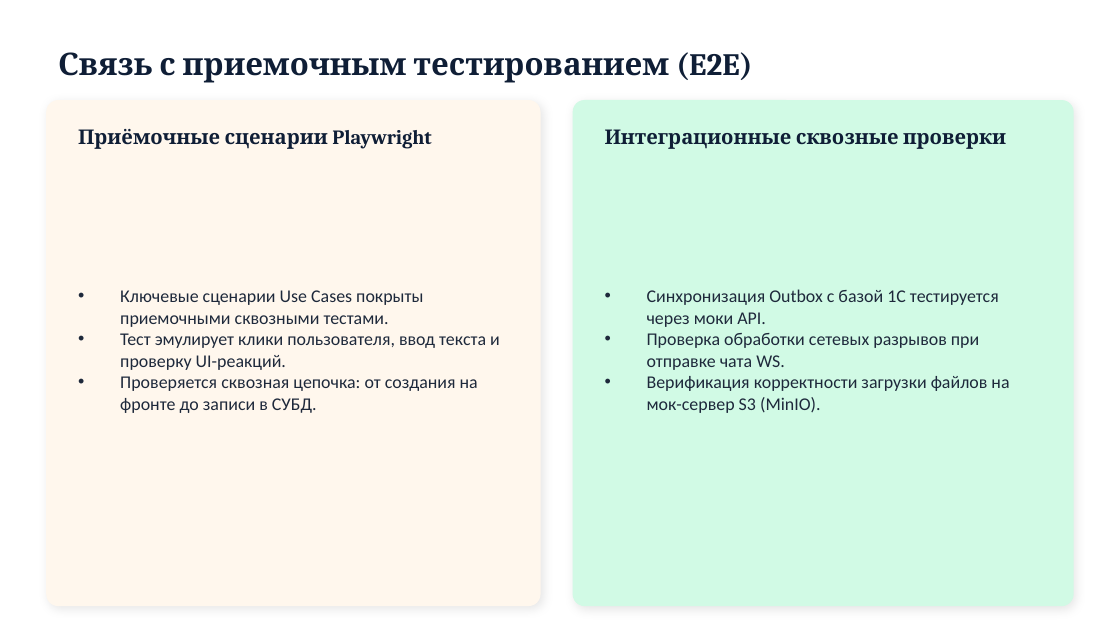
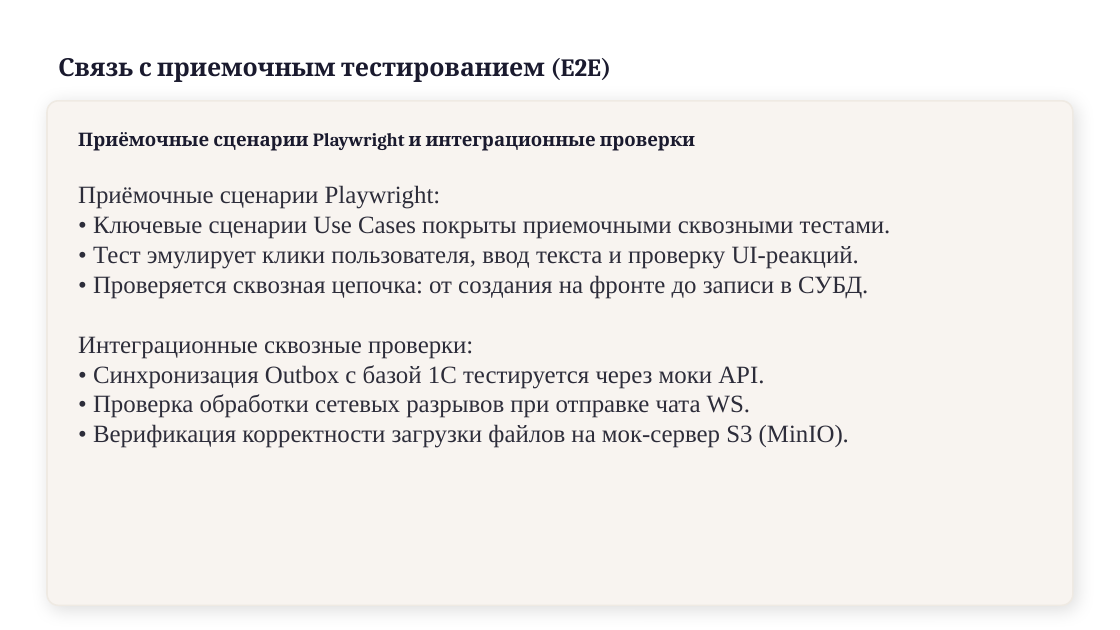
Before and after one commit to x2latte/tppo-presentation-hub--3-, a slide deck: slide 13 of presentations/output/P1_Диаграмма_прецедентов.pptx (slide 12 before the commit). Drawn at 1120x630 pixels with LibreOffice and Linux fonts; fonts in the diff are those of the drawing. Boxes give left, top, right and bottom in pixels: in the first picture for what was removed or moved away, otherwise in the second. Text is boxed around its words. In the diff, an @@ line names an element or a change of style, - is before the commit and + after.

```diff
--- a/presentations/output/P1_Диаграмма_прецедентов.pptx
+++ b/presentations/output/P1_Диаграмма_прецедентов.pptx
@@ text "Связь с приемочным тестированием (E2E)" at bbox=[58, 58, 612, 82]: size 20 to 16 pt, text colour #0F1E36 to #1A1A2E @@
@@ rounded rectangle removed at bbox=[47, 101, 540, 605] @@
@@ rounded rectangle added at bbox=[47, 101, 1073, 605], fill #F8F4F0, outline #EFEAE3 1 pt @@
@@ rounded rectangle removed at bbox=[573, 101, 1073, 605] @@
@@ text at bbox=[78, 132, 695, 151]: text changed; size 13 to 12 pt; text colour #0F1E36 to #1A1A2E @@
-Приёмочные сценарии Playwright
+Приёмочные сценарии Playwright и интеграционные проверки
@@ text removed at bbox=[605, 129, 1006, 149] @@
-Интеграционные сквозные проверки
@@ text "Приёмочные сценарии Playwright:" at bbox=[78, 185, 891, 448]: vertical alignment middle to top @@
@@ text at bbox=[78, 185, 891, 448]: text changed; size 11.5 to 16 pt; font Calibri to Times New Roman; text colour #1E293B to #2D2D3A @@
-• Ключевые сценарии Use Cases покрыты приемочными сквозными тестами.
-• Тест эмулирует клики пользователя, ввод текста и проверку UI-реакций.
-• Проверяется сквозная цепочка: от создания на фронте до записи в СУБД.
+Приёмочные сценарии Playwright:
+• Ключевые сценарии Use Cases покрыты приемочными сквозными тестами.
+• Тест эмулирует клики пользователя, ввод текста и проверку UI-реакций.
+• Проверяется сквозная цепочка: от создания на фронте до записи в СУБД.
+Интеграционные сквозные проверки:
+• Синхронизация Outbox с базой 1С тестируется через моки API.
+• Проверка обработки сетевых разрывов при отправке чата WS.
+• Верификация корректности загрузки файлов на мок-сервер S3 (MinIO).
@@ text removed at bbox=[647, 289, 1009, 413] @@
-• Синхронизация Outbox с базой 1С тестируется через моки API.
-• Проверка обработки сетевых разрывов при отправке чата WS.
-• Верификация корректности загрузки файлов на мок-сервер S3 (MinIO).
```
Also in this commit, not shown: 12 other slides changed, 1 slide added, 12 other files.
